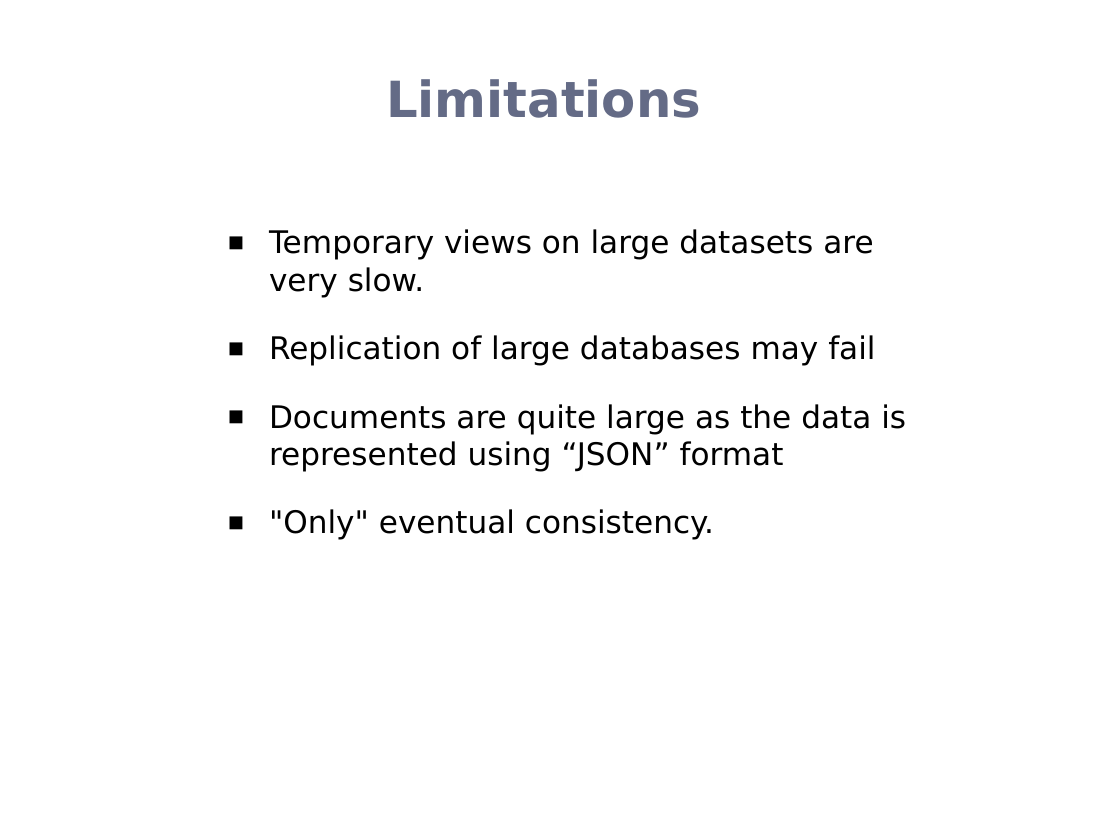
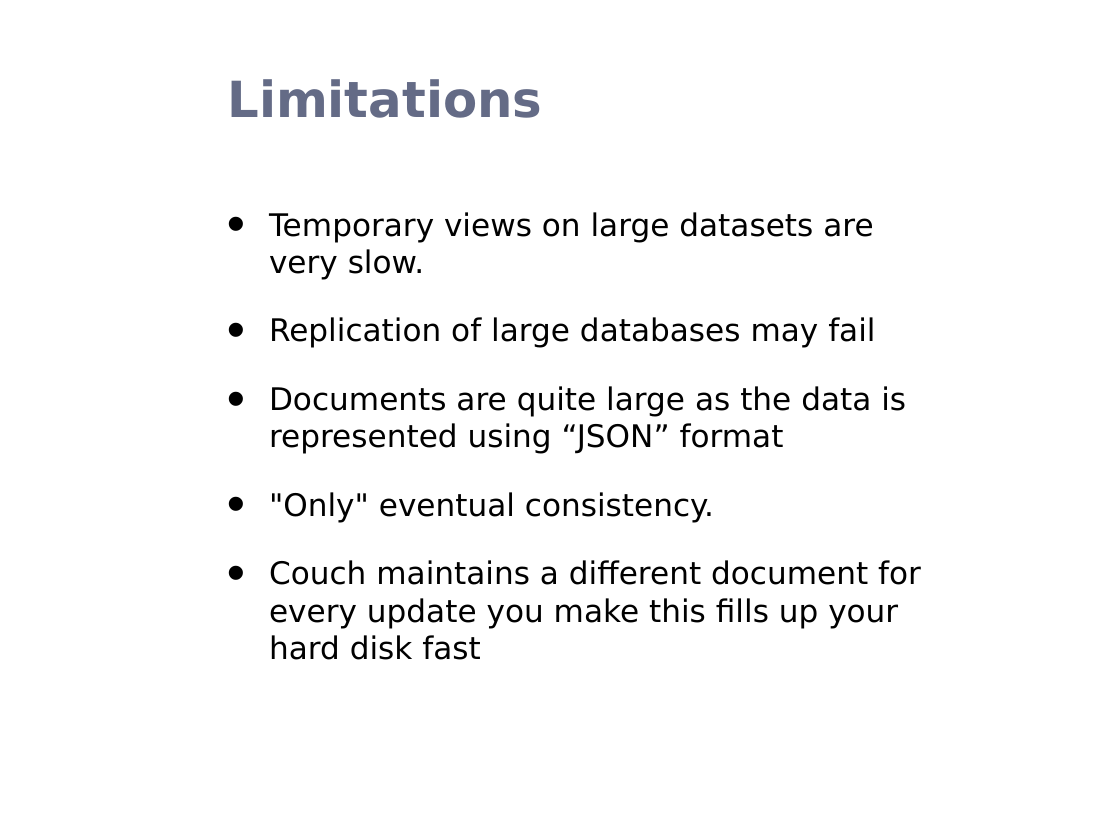
Before and after one commit to rohanz1993/Team_9_Heroku_Shopping_Cart_-_AWS_NoSQL_Service, a slide deck: slide 29 of Donita/CouchDB.pptx (slide 22 before the commit). Drawn at 1120x840 pixels with LibreOffice and Linux fonts; fonts in the diff are those of the drawing; background and template pictures are left out. Boxes give left, top, right and bottom in pixels: in the first picture for what was removed or moved away, otherwise in the second. Text is boxed around its words. In the diff, an @@ line names an element or a change of style, - is before the commit and + after.

```diff
--- a/Donita/CouchDB.pptx
+++ b/Donita/CouchDB.pptx
@@ title "Limitations": place and size @@
-title "Limitations" at box(386, 79, 701, 118)
+title "Limitations" at box(227, 79, 542, 118)
@@ text "Temporary views on large datasets ...": place and size @@
-text "Temporary views on large datasets ..." at box(269, 229, 906, 540)
+text "Temporary views on large datasets ..." at box(269, 212, 921, 660)
@@ text at box(269, 212, 906, 522): bullet ▪ to • @@
@@ text at box(269, 560, 921, 660): paragraph added @@
+• Couch maintains a different document for every update you make this fills up your hard disk fast
```
Also in this commit, not shown: 7 other slides changed, 2 slides added.
